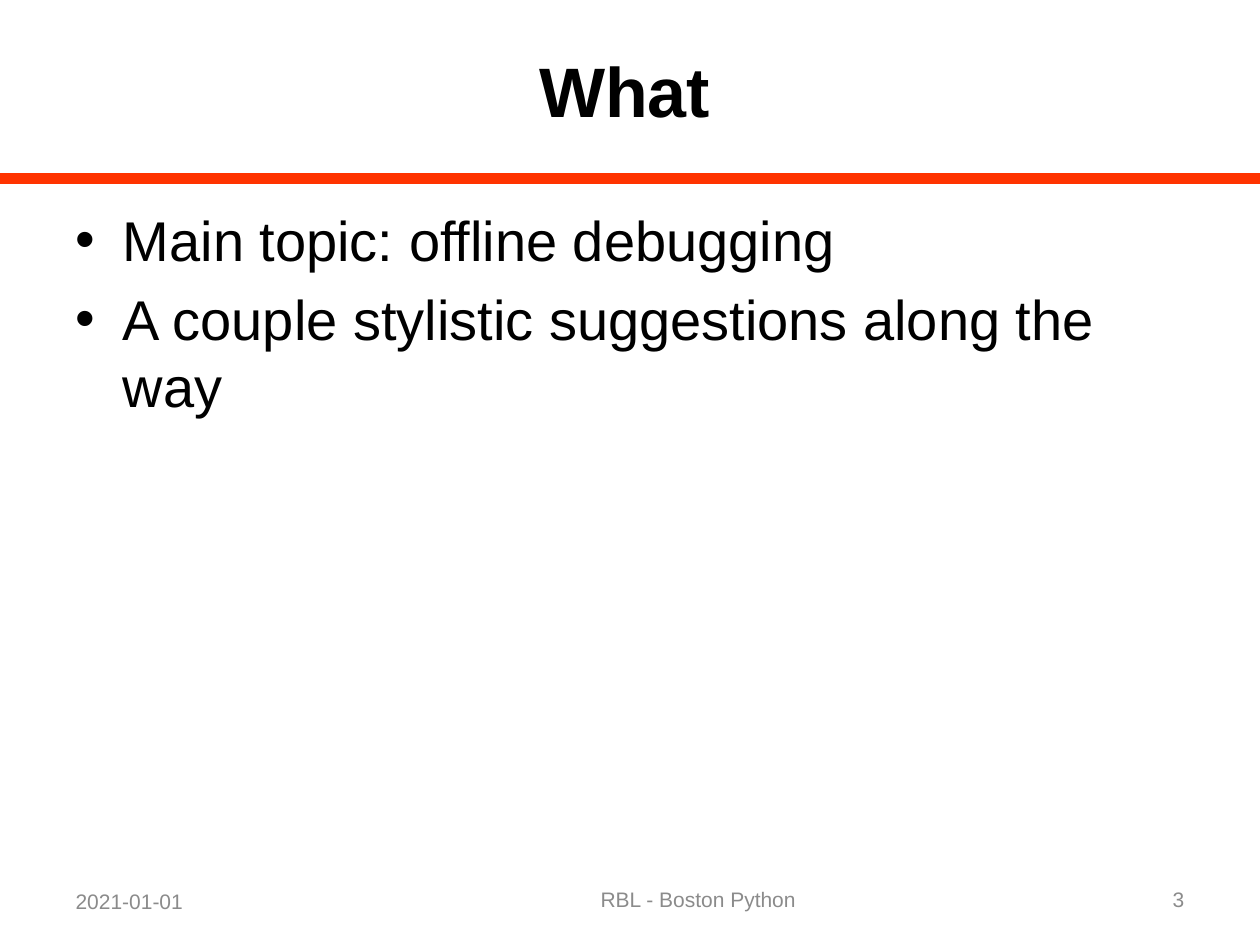
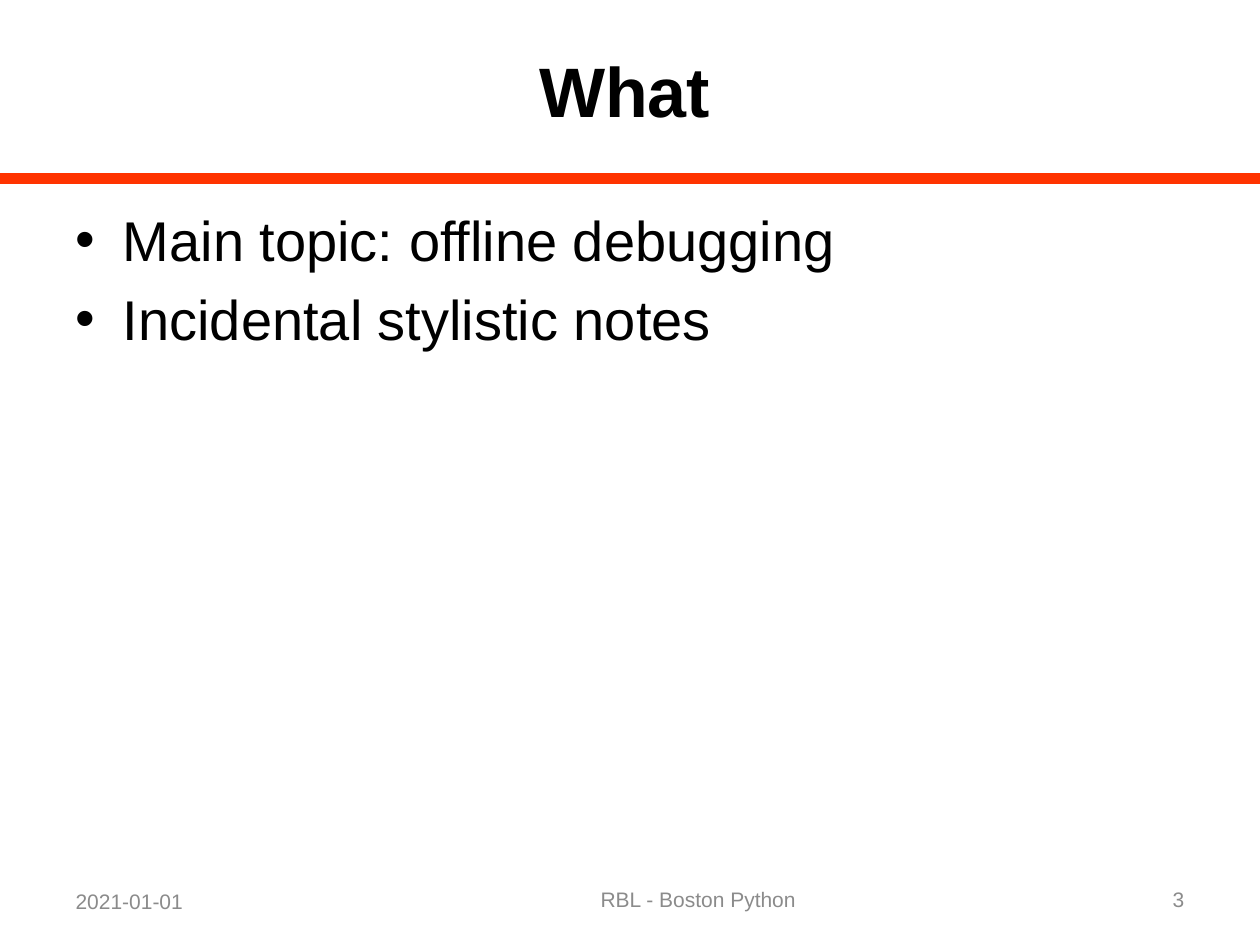
Before and after one commit to rblandau/NewTrace, a slide deck: slide 3 of docs/OfflineDebugging/A Dinosaur and a Python 02.pptx. Drawn at 1260x945 pixels with LibreOffice and Linux fonts; fonts in the diff are those of the drawing. Boxes give left, top, right and bottom in pixels: in the first picture for what was removed or moved away, otherwise in the second. Text is boxed around its words. In the diff, an @@ line names an element or a change of style, - is before the commit and + after.

```diff
--- a/docs/OfflineDebugging/A Dinosaur and a Python 02.pptx
+++ b/docs/OfflineDebugging/A Dinosaur and a Python 02.pptx
@@ text at box(123, 299, 711, 351): text changed @@
-• A couple stylistic suggestions along the way
+• Incidental stylistic notes
```
Also in this commit, not shown: 15 other slides changed, 13 slides added, 1 other file.
